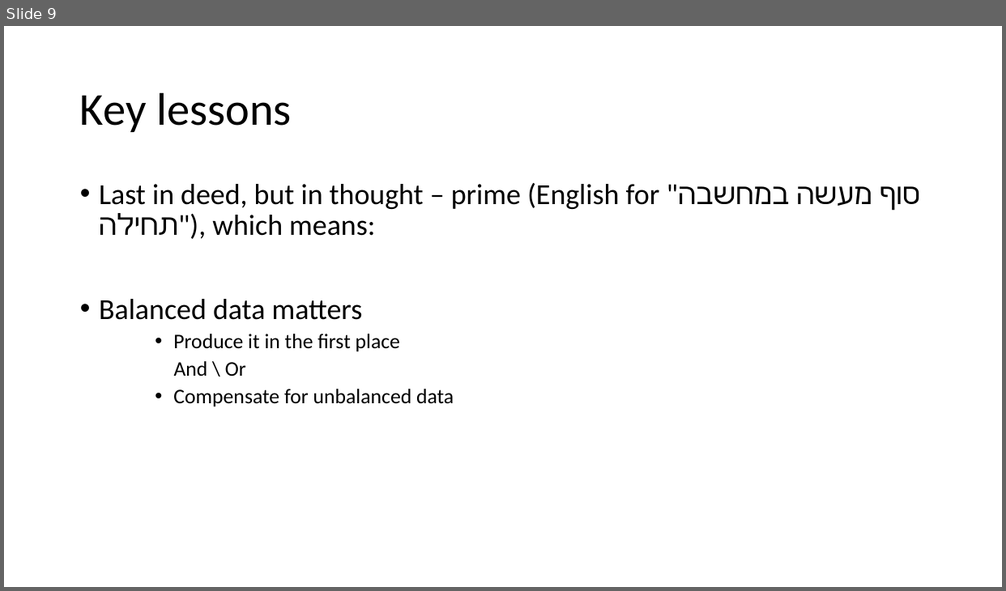
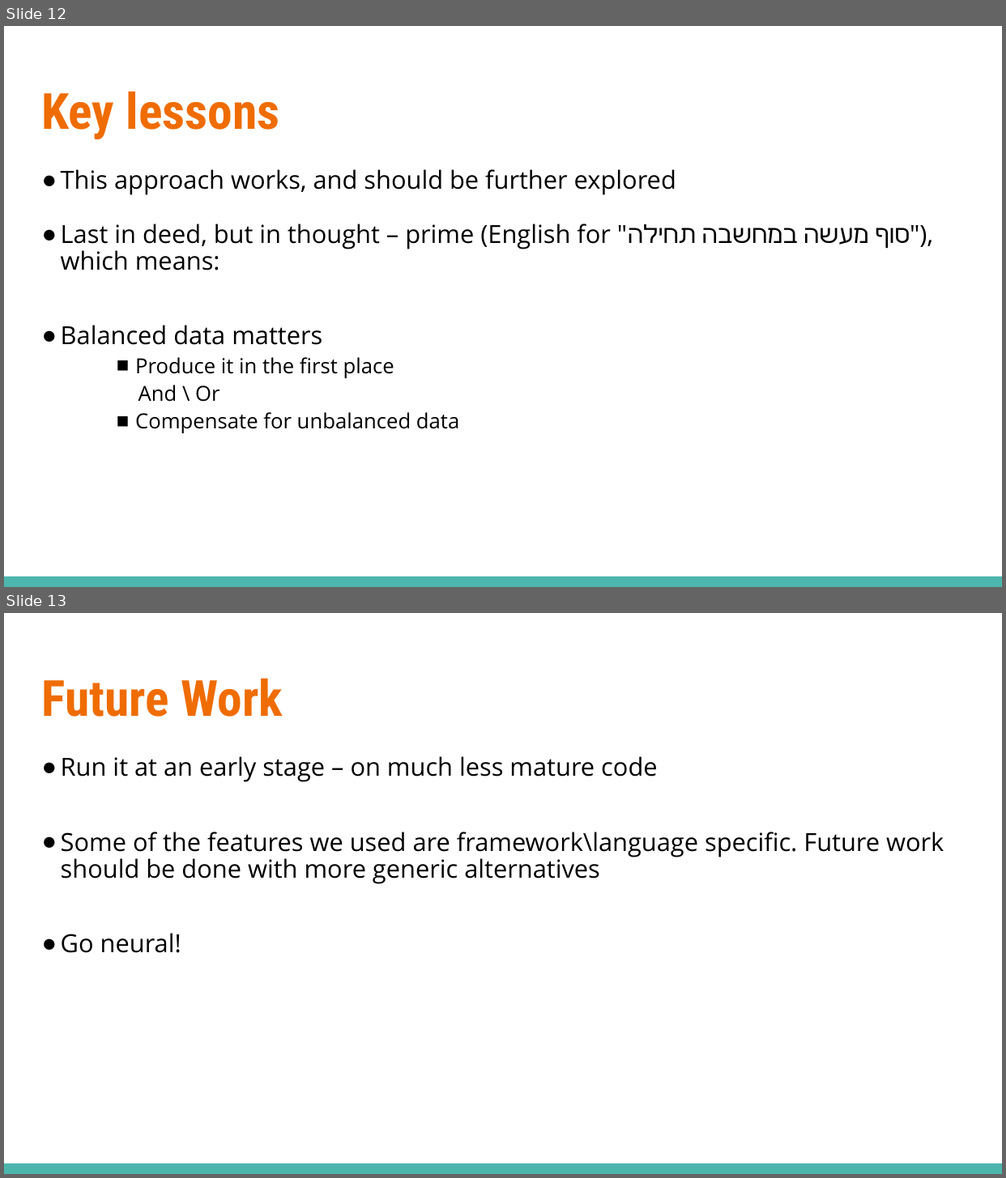
Before and after one commit to Amannor/redhat_final_proj, a slide deck: presentation/Demo_day_redhat_alon_rubi.pptx. Shown one above the other, each under a label of ours: slide 9 before the commit, slides 12 and 13 after it. The pictures are 1006x591 and 1006x1178 pixels, drawn with LibreOffice and Linux fonts; fonts in the diff are those of the drawing. Boxes give left, top, right and bottom in pixels: in the first picture for what was removed or moved away, otherwise in the second. Text is boxed around its words. In the diff, an @@ line names an element or a change of style, - is before the commit and + after.

```diff
--- a/presentation/Demo_day_redhat_alon_rubi.pptx
+++ b/presentation/Demo_day_redhat_alon_rubi.pptx
@@ slide 13 added at (4, 613, 1002, 1174), background #FFFFFF; not listed: 1 template element that a slide beside it also shows @@
@@ title added at (42, 678, 283, 717), 48 pt, text #EF6C00, bold @@
+Future Work
@@ text added at (61, 756, 944, 953), 24 pt, text #000000 @@
+● Run it at an early stage – on much less mature code
+● Some of the features we used are framework\language specific. Future work should be done with more generic alternatives
+● Go neural!
@@ what was slide 9 is now slide 12 @@
@@ slide 12 changed as well @@
@@ title "Key lessons": place and size @@
-title "Key lessons" at (80, 92, 292, 132)
+title "Key lessons" at (42, 91, 280, 139)
@@ title "Key lessons" at (42, 91, 280, 139): size 44 to 48 pt, font Calibri to Roboto Condensed, text colour #000000 to #EF6C00, bold on @@
@@ text "This approach works, and should ...": place and size @@
-text "This approach works, and should ..." at (99, 183, 920, 407)
+text "This approach works, and should ..." at (61, 169, 933, 434)
@@ text at (61, 169, 676, 195): paragraph added @@
+● This approach works, and should be further explored
@@ text at (61, 224, 933, 434): size 28 to 24 pt in "Last in deed, but in thought – ...", "Balanced data matters"; font Calibri to Open Sans in "Last in deed, but in thought – ...", "Balanced data matters", "Produce it in the first place", "And \ Or" and 1 more places; font Calibri to Arial in ""סוף מעשה במחשבה תחילה"),"; bullet • to ●; less space between paragraphs; bullet • to ■; indent changed @@
@@ rectangle added at (4, 577, 1002, 587), fill #4DB6AC @@
```
Also in this commit, not shown: 4 other slides changed, 9 other slides added, 5 slides removed.
